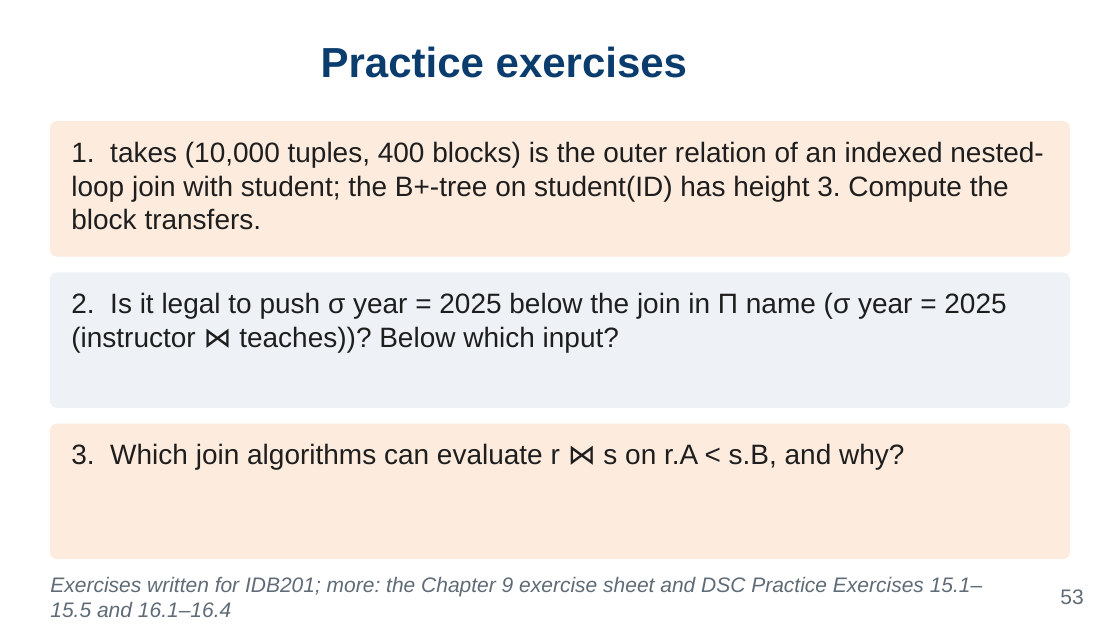
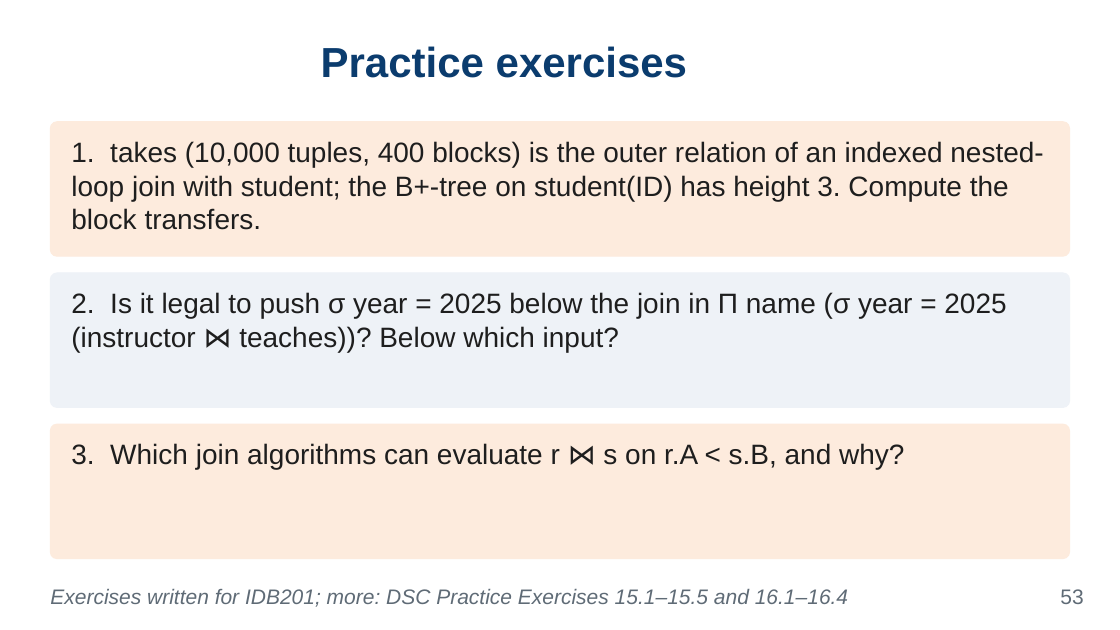
Before and after one commit to VanTTN2/IDB202, a slide deck: slide 53 of IDB201_ket-qua-sua_lan1_1/6_slides/Chapter_9.pptx. Drawn at 1120x630 pixels with LibreOffice and Linux fonts; fonts in the diff are those of the drawing; background and template pictures are left out. Boxes give left, top, right and bottom in pixels: in the first picture for what was removed or moved away, otherwise in the second. Text is boxed around its words. In the diff, an @@ line names an element or a change of style, - is before the commit and + after.

```diff
--- a/IDB201_ket-qua-sua_lan1_1/6_slides/Chapter_9.pptx
+++ b/IDB201_ket-qua-sua_lan1_1/6_slides/Chapter_9.pptx
@@ text at <box>50,589,848,607</box>: text changed @@
-Exercises written for IDB201; more: the Chapter 9 exercise sheet and DSC Practice Exercises 15.1–15.5 and 16.1–16.4
+Exercises written for IDB201; more: DSC Practice Exercises 15.1–15.5 and 16.1–16.4
```
Also in this commit, not shown: 3 other slides changed, 46 other files.
